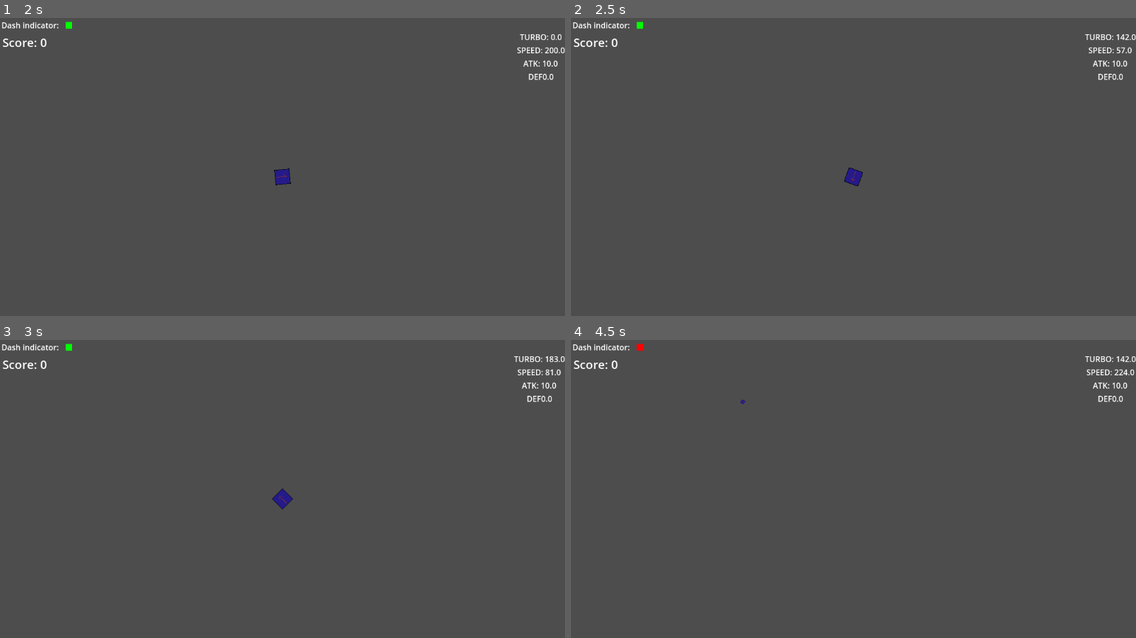
Above: before the commit, frames 1-4 (two rows, left to right).
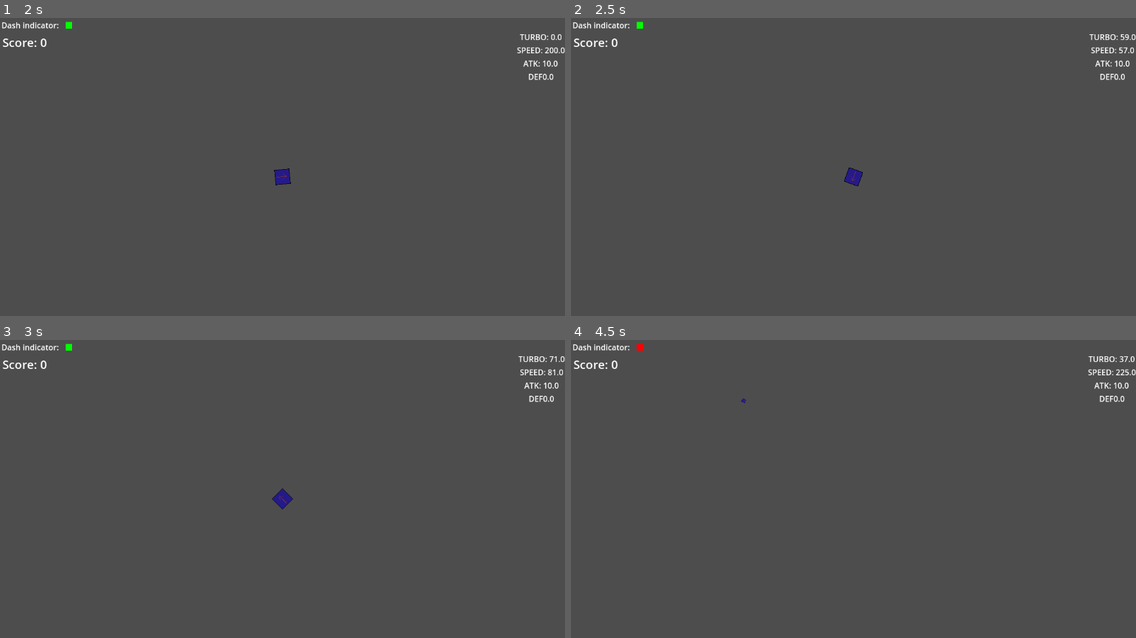
Above: after the commit, the same moments.

Repository: IanuReeves/Dirt-Defenders
Game: Godot game, scene res://scenes/ui/main_menu.tscn
Same seed, same stepped clock (60 frames per second), same inputs: the game is played once before the commit and once after it.
Inputs (mouse positions are in pixels of both pictures, inside the frame that each line leads up to):
- Up to frame 1 (2 s): click "Launch!" at 0.5 s; tap Enter at 1.25 s; move the mouse to (406, 161) at 1.27 s; hold W (forward) from 1.28 s (still down); tap Q (dash) at 1.35 s
- Up to frame 2 (2.5 s): tap Space at 2 s; move the mouse to (740, 193) at 2.02 s; release W (forward) at 2.03 s; hold S (brake) from 2.03 s (still down); tap Q (dash) at 2.1 s
- Up to frame 3 (3 s): move the mouse to (339, 429) at 2.77 s; release S (brake) at 2.78 s; press the mouse at (339, 429) at 2.78 s; hold W (forward) from 2.78 s (still down)
- Up to frame 4 (4.5 s): tap Q (dash) at 3.05, 3.8, 4.35 s; move the mouse to (825, 563) at 3.52 s; release the mouse at (825, 563) at 3.53 s; tap F (zoom) at 3.6 s; move the mouse to (1023, 545) at 4.27 s; release W (forward) at 4.28 s; hold S (brake) from 4.28 s (still down)

Frame 1 is identical in both runs. In frame 2, 0.4% of the frame differs, in the area x 91-100%, y 5-21%; in frame 3, 0.4%; in frame 4, 0.4%, in the area x 30-100%, y 5-22%.

Commit message:
quick commit

Diff:
--- /dev/null
+++ b/parts/dashpart.gd
@@ -0,0 +1,6 @@
+extends Part
+class_name DashPart
+
+func _process(delta: float) -> void:
+	if player.velocity.length() > 300:
+		pass
--- a/parts/dashpart.tscn
+++ b/parts/dashpart.tscn
@@ -1,6 +1,6 @@
 [gd_scene load_steps=2 format=3 uid="uid://cccfurky2d5ek"]
 
-[ext_resource type="Script" uid="uid://b2ntexhodv61w" path="res://scenes/Dasheffect.gd" id="1_idns1"]
+[ext_resource type="Script" uid="uid://cldfn74vlsbit" path="res://parts/dashpart.gd" id="1_5wucs"]
 
 [node name="dashpart" type="Node2D"]
-script = ExtResource("1_idns1")
+script = ExtResource("1_5wucs")
--- a/scenes/player.tscn
+++ b/scenes/player.tscn
@@ -11,6 +11,7 @@
 [ext_resource type="Script" uid="uid://clpd50adeck85" path="res://scripts/resources/player_stats_resource.gd" id="8_d2wvv"]
 [ext_resource type="Script" uid="uid://caeioa2lwlb8r" path="res://scripts/components/hull.gd" id="9_s5o61"]
 [ext_resource type="PackedScene" uid="uid://e6iuym7bl3xi" path="res://scenes/ui/game_overlay.tscn" id="12_3v2ag"]
+[ext_resource type="PackedScene" uid="uid://cccfurky2d5ek" path="res://parts/dashpart.tscn" id="12_jej6c"]
 
 [sub_resource type="CircleShape2D" id="CircleShape2D_rsghh"]
 
@@ -27,9 +28,10 @@
 acceleration = 0.0
 top_speed = 0.0
 brake_strength = 0.0
+rotation_speed = 0.0
 max_turbo = 0.0
-rotation_speed = 0.0
 turbo_cooldown = 0.0
+turbo_strength = 0.0
 max_hp = 0.0
 defense = 0.0
 metadata/_custom_type_script = "uid://clpd50adeck85"
@@ -45,9 +47,10 @@
 acceleration = 7.0
 top_speed = 450.0
 brake_strength = 0.75
+rotation_speed = 250.0
 max_turbo = 10.0
-rotation_speed = 250.0
 turbo_cooldown = 5.0
+turbo_strength = 0.0
 max_hp = 100.0
 defense = 0.0
 metadata/_custom_type_script = "uid://clpd50adeck85"
@@ -63,9 +66,10 @@
 acceleration = 0.0
 top_speed = 0.0
 brake_strength = 0.0
+rotation_speed = 0.0
 max_turbo = 0.0
-rotation_speed = 0.0
 turbo_cooldown = 0.0
+turbo_strength = 0.0
 max_hp = 0.0
 defense = 0.0
 metadata/_custom_type_script = "uid://clpd50adeck85"
@@ -119,9 +123,15 @@
 script = ExtResource("8_2uxwq")
 stats = SubResource("Resource_f1ej7")
 
+[node name="dashpart" parent="PartHandler" instance=ExtResource("12_jej6c")]
+script = null
+
 [node name="TurboDecay" type="Timer" parent="."]
-wait_time = 0.15
+wait_time = 0.05
 autostart = true
+
+[node name="TurboCooldown" type="Timer" parent="."]
+one_shot = true
 
 [connection signal="dashed" from="." to="UI" method="_on_player_dashed"]
 [connection signal="child_entered_tree" from="PartHandler" to="PartHandler" method="_on_child_entered_tree"]
--- a/scripts/player.gd
+++ b/scripts/player.gd
@@ -4,9 +4,10 @@
 var stats:PlayerStats = PlayerStats.new()
 @export var parts:PartHandler
 @export var health:HealthComponent
-# turbo cooldown timer is made in the player because fuck node shenanigains
-# I guess player.gd is a mom now, all of it's other children are adopted but this one is home grown
-var turbo_cooldown_timer: Timer = Timer.new()
+# turbo cooldown timer is no longer made in the player because fuck node shenanigains
+# I guess player.gd used to be a mom now, all of it's other children are adopted, and this one was murdered
+# she adopted another child to replace the hole in her heart
+@onready var turbo_cooldown_timer: Timer = $TurboCooldown
 
 # checks for actions:
 # signal emitted on dash for ui shenanigains
@@ -29,8 +30,6 @@
 	health.max = stats.max_hp
 	health.current = stats.max_hp
 	# init turbo cooldown timer (please don't hate me)
-	turbo_cooldown_timer.one_shot = true
-	add_child(turbo_cooldown_timer)
 func _process(delta: float) -> void:
 	# update stats and health each frame
 	stats = parts.stats
@@ -63,8 +62,8 @@
 		var brake_mod = velocity.normalized()*Vector2(stats.acceleration*stats.brake_strength,stats.acceleration*stats.brake_strength)
 		velocity -= brake_mod
 		# gain turbo
-		if velocity.length() > 5:
-			turbo += 5
+		if velocity.length() > 5 and not Input.is_action_pressed("forward"):
+			turbo += 2.5
 		elif velocity.length() < 5:
 			velocity = Vector2(0,0)
 	velocity = velocity.clampf(-stats.top_speed,stats.top_speed)
@@ -84,7 +83,6 @@
 			turbo -= miniturbo()
 			# emit gui shenanigains
 			dashed.emit(stats.turbo_cooldown)
-
 			turbo_cooldown_timer.start(stats.turbo_cooldown)
 	if event.is_action_pressed("fire"):
 		parts.fire_primary()
--- a/scripts/resources/player_stats_resource.gd
+++ b/scripts/resources/player_stats_resource.gd
@@ -11,9 +11,10 @@
 @export var acceleration: float
 @export var top_speed:float
 @export var brake_strength:float
+@export var rotation_speed:float
 @export var max_turbo:float
-@export var rotation_speed:float
 @export var turbo_cooldown:float
+@export var turbo_strength:float
 #other
 @export var max_hp:float
 @export var defense:float
Not shown, added: parts/dashpart.gd.uid
Not shown: 1 places in scenes/player.tscn that only renumber resources
